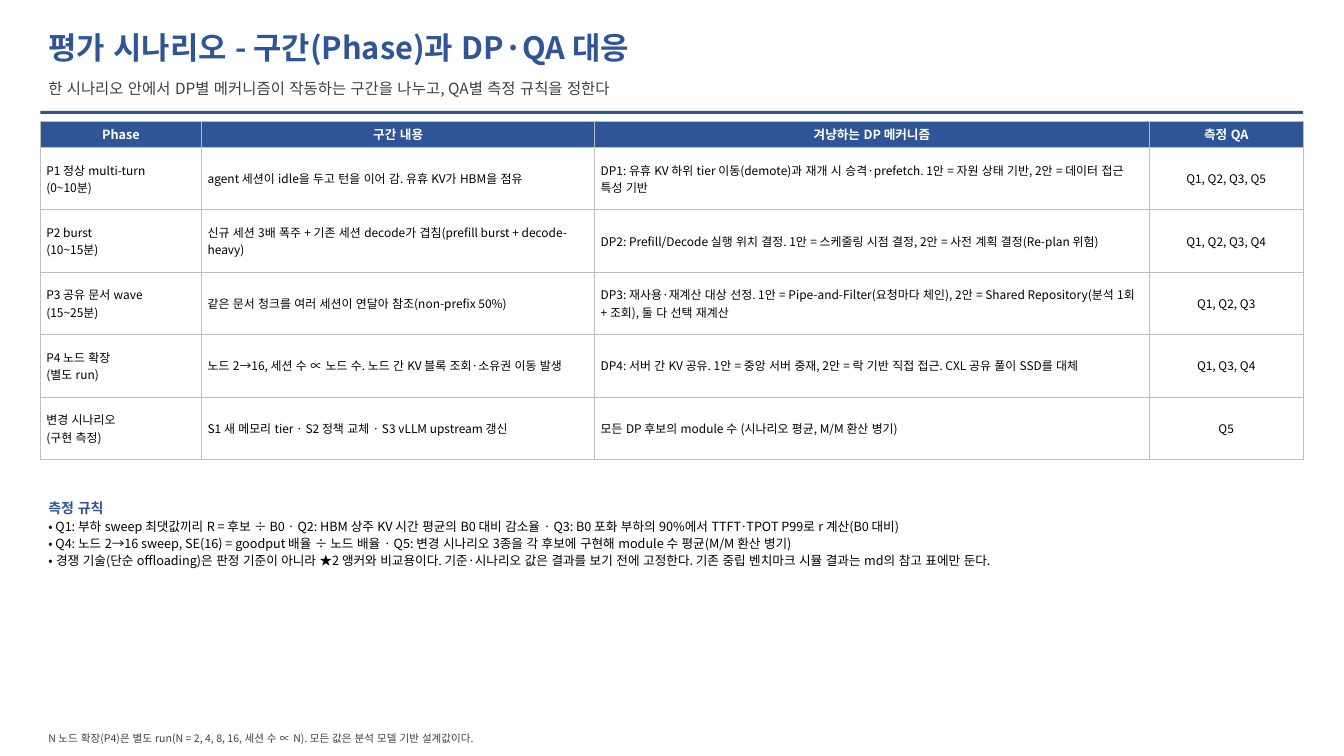
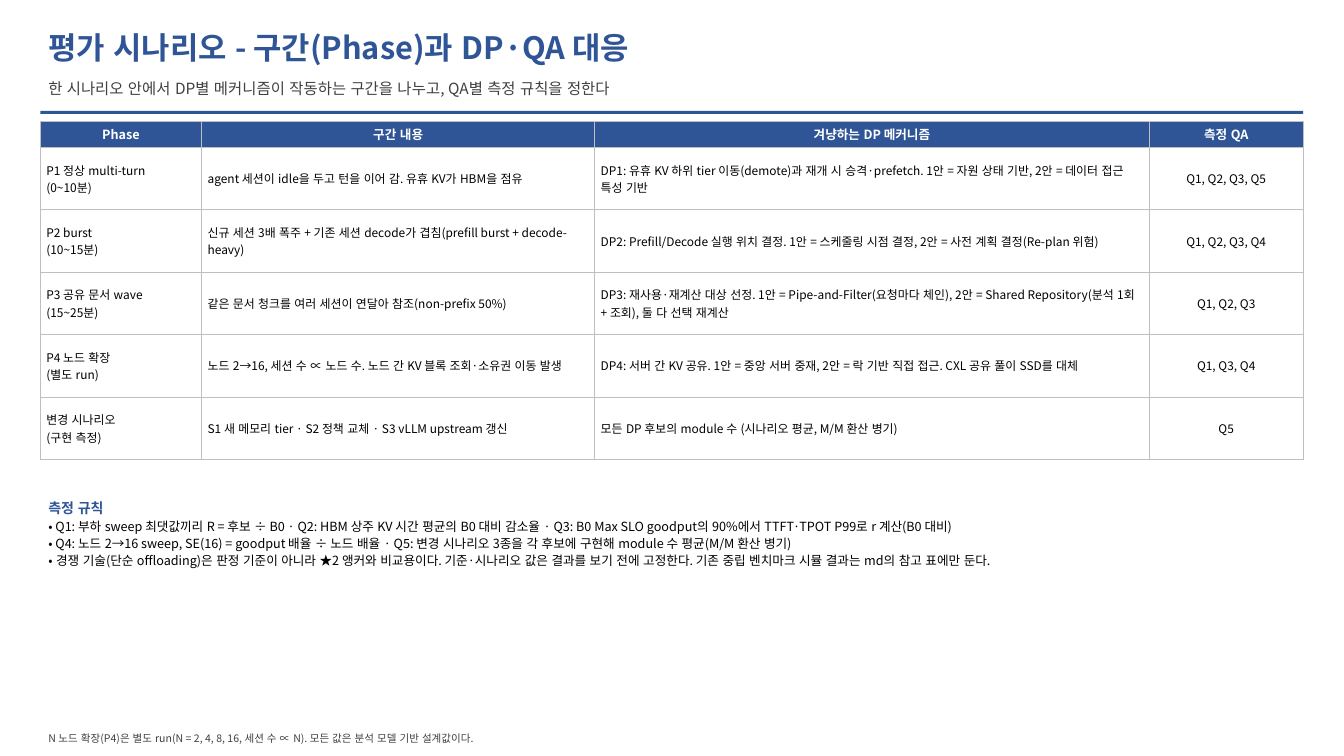
Before and after one commit to mkim0628/vllm, a slide deck: slide 23 of doc-mk/QA-criteria-v4/DP-QA-criteria-v4.pptx. Drawn at 1344x756 pixels with LibreOffice and Linux fonts; fonts in the diff are those of the drawing. Boxes give left, top, right and bottom in pixels: in the first picture for what was removed or moved away, otherwise in the second. Text is boxed around its words. In the diff, an @@ line names an element or a change of style, - is before the commit and + after.

```diff
--- a/doc-mk/QA-criteria-v4/DP-QA-criteria-v4.pptx
+++ b/doc-mk/QA-criteria-v4/DP-QA-criteria-v4.pptx
@@ text at (55,520,952,534): text changed @@
-• Q1: 부하 sweep 최댓값끼리 R = 후보 ÷ B0 · Q2: HBM 상주 KV 시간 평균의 B0 대비 감소율 · Q3: B0 포화 부하의 90%에서 TTFT·TPOT P99로 r 계산(B0 대비)
+• Q1: 부하 sweep 최댓값끼리 R = 후보 ÷ B0 · Q2: HBM 상주 KV 시간 평균의 B0 대비 감소율 · Q3: B0 Max SLO goodput의 90%에서 TTFT·TPOT P99로 r 계산(B0 대비)
```
Also in this commit, not shown: 14 other slides changed, 4 other files.
